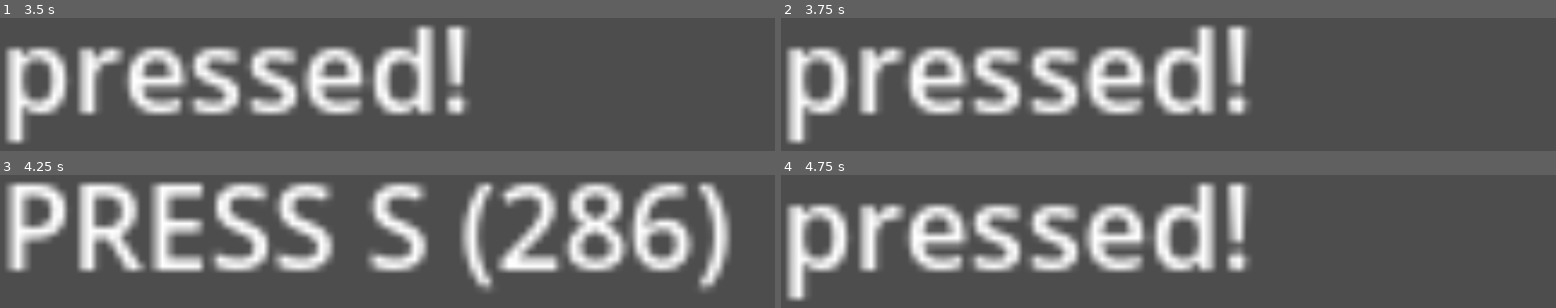
Above: before the commit, frames 1-4 (two rows, left to right).
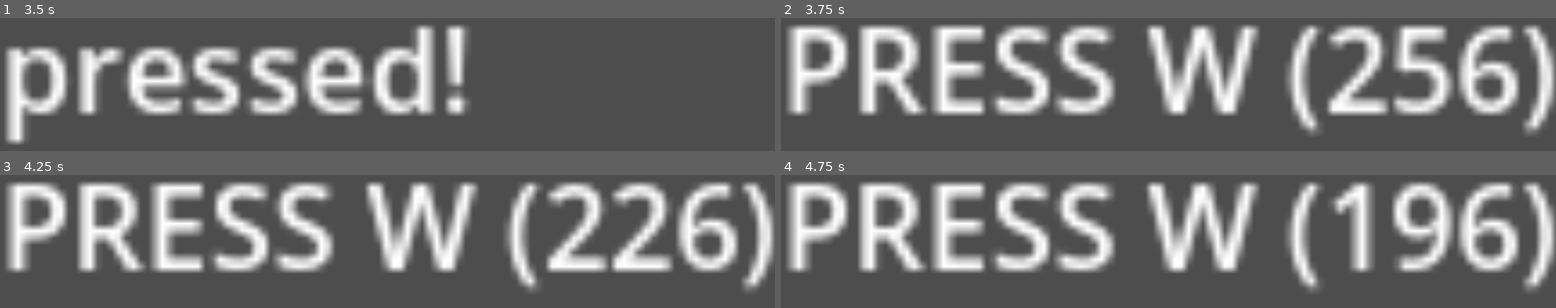
Above: after the commit, the same moments.

Repository: coal-rock/wolfjam24
Game: Godot game, scene res://node_2d_qte.tscn
The game is run twice, just before and just after one commit, with the same random seed, the same clock (stepped at 60 frames per second) and the same inputs. This scene is started directly instead of the project's main scene.
Inputs:
- Up to frame 1 (3.5 s): tap one key every 0.75 s from 0.5 s: S Space A Space; hold D 0.53-1.28 s; hold S 1.28-2.03 s; hold D 2.03-2.78 s; hold W from 2.78 s (still down)
- Up to frame 2 (3.75 s): tap Enter at 3.5 s; release W at 3.53 s; hold A from 3.53 s (still down)
- Up to frame 3 (4.25 s): keep holding A
- Up to frame 4 (4.75 s): keep holding A; tap S at 4.25 s

Frame 1 is identical in both runs. In frame 2, 43% of the frame differs, in the area x 0-100%, y 5-95%; in frame 3, 25%; in frame 4, 43%.
Error after the commit: Invalid call. Nonexistent function 'qte_finished' in base 'Nil'. (res://RhythmQTE.gd:33)

Commit message:
game states and qtes

Diff:
--- a/qte.gd
+++ b/RhythmQTE.gd
@@ -1,9 +1,13 @@
-extends Node2D
-
+extends QTE
+class_name RhythmQTE
 
 var inputs = [KEY_W, KEY_A, KEY_S, KEY_D]
 var selectedinput = -1
 var timeleft = -1
+
+var score = 0
+
+@export var battle: Battle
 
 @onready
 var mylabel = get_node("Node2D/Label")
@@ -24,6 +28,9 @@
 	mylabel.text = "PRESS %s (%s)" % [ OS.get_keycode_string(selectedinput),timeleft]
 	if Input.is_key_pressed(selectedinput):
 		mylabel.text = "pressed!"
+		score += 1
+		if score > 2:
+			battle.qte_finished()
 		byp = 1
 		await get_tree().create_timer(1).timeout
 		byp = 0
--- a/node_2d_qte.tscn
+++ b/node_2d_qte.tscn
@@ -1,6 +1,6 @@
 [gd_scene load_steps=2 format=3 uid="uid://cs8kb18qfqljh"]
 
-[ext_resource type="Script" path="res://qte.gd" id="1_upxr5"]
+[ext_resource type="Script" path="res://RhythmQTE.gd" id="1_upxr5"]
 
 [node name="Node2D" type="Node2D"]
 script = ExtResource("1_upxr5")
--- a/scenes/Battle.gd
+++ b/scenes/Battle.gd
@@ -1,10 +1,26 @@
 extends Node2D
+class_name Battle
 
 @export var dice1: DiceRoller
 @export var dice2: DiceRoller
 
 @export var inputName1: String
 @export var inputName2: String
+
+@onready var vignete = $Vignete
+
+enum GameState { DICE, QTE, MENU }
+
+@export var state = GameState.DICE
+
+var qte_scene = preload("res://node_2d_qte.tscn")
+var active_qte: QTE
+func change_state(s: GameState):
+	state = s
+	if state == GameState.QTE:
+		vignete.visible = true
+	else:
+		vignete.visible = false
 
 func handle_roll(r: DiceRoller) -> void:
 	r.update_die()
@@ -16,14 +32,27 @@
 
 		# now if both have a roll, start the battle
 		if dice1.spr.frame == dice2.spr.frame:
+			change_state(GameState.QTE)
 			print("BOTH MATCH")
+			active_qte = qte_scene.instantiate(PackedScene.GEN_EDIT_STATE_INSTANCE)
+			active_qte.battle = self
+			get_tree().get_root().add_child(active_qte)
+
+
+
+# called by the qte script
+func qte_finished():
+	active_qte.queue_free()
+	change_state(GameState.DICE)
+
 
 func _on_ready() -> void:
 	handle_roll(dice1)
 	handle_roll(dice2)
 
 func _process(delta):
-	if Input.is_action_just_pressed(inputName1):
-		handle_roll(dice1)
-	if Input.is_action_just_pressed(inputName2):
-		handle_roll(dice2)
+	if state == GameState.DICE:
+		if Input.is_action_just_pressed(inputName1):
+			handle_roll(dice1)
+		if Input.is_action_just_pressed(inputName2):
+			handle_roll(dice2)
--- a/scenes/Battle.tscn
+++ b/scenes/Battle.tscn
@@ -1,7 +1,9 @@
-[gd_scene load_steps=3 format=3 uid="uid://d1x45nirwtnom"]
+[gd_scene load_steps=4 format=3 uid="uid://d1x45nirwtnom"]
 
 [ext_resource type="PackedScene" uid="uid://sujsmn3rfxt" path="res://scenes/DiceRoller.tscn" id="1_btlj0"]
 [ext_resource type="Script" path="res://scenes/Battle.gd" id="1_lxlda"]
+
+[sub_resource type="PlaceholderTexture2D" id="PlaceholderTexture2D_0yp0r"]
 
 [node name="Node2D" type="Node2D" node_paths=PackedStringArray("dice1", "dice2")]
 script = ExtResource("1_lxlda")
@@ -25,3 +27,10 @@
 offset_bottom = 175.0
 theme_override_font_sizes/font_size = 128
 text = "Goblin Dice"
+
+[node name="Vignete" type="Sprite2D" parent="."]
+visible = false
+modulate = Color(0, 0, 0, 0.415686)
+position = Vector2(572.25, 310.25)
+scale = Vector2(1145.5, 621.5)
+texture = SubResource("PlaceholderTexture2D_0yp0r")
--- a/scripts/DiceRoller.gd
+++ b/scripts/DiceRoller.gd
@@ -7,7 +7,6 @@
 
 func _ready() -> void:
 	spr = $Sprite2D
-	print(spr)
 
 func roll() -> int:
 	return randi() % sides + 1
--- /dev/null
+++ b/scripts/QTE.gd
@@ -0,0 +1,4 @@
+extends Node
+class_name QTE
+
+# base qte class
